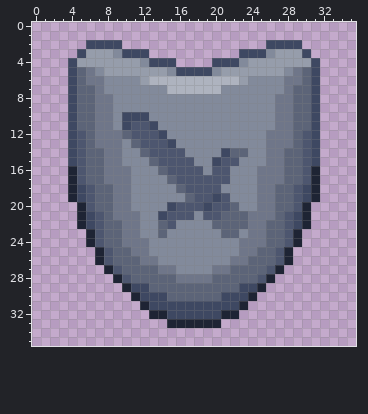
A pixel-art sprite gets an edit: textures/ui/resistance_effect.png. Above, as it was before the edit.
The file is 36x36 pixels. Colours within 5 levels of each other are drawn and written as one.
After:
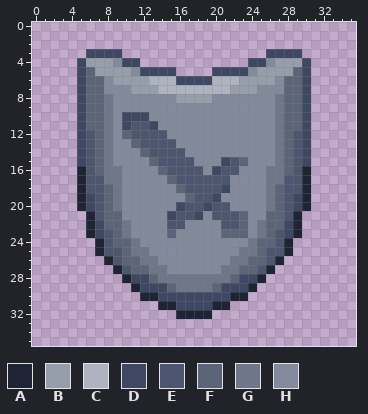
Palette (. is transparent): A #1e2434  B #969dab  C #aeb3bf  D #3e4862  E #4d566f  F #5c6478  G #6f7689  H #828a9b
Edits made:
Changed rows in their new state; - is an unchanged pixel.
first column x 4:
 2 --....----------------....--
 3 -.DDDD...----------...DDDD.-
 4 .D---HDD....----....DDH---D.
 5 .DFB---HDDDD....DDDDH---BFD.
 6 .DFF-BBB----DDDD----BBB-FFD.
 7 .D-F---BBBC------CBBB---F-D.
 8 .D-F--------BBBB--------F-D.
 9 .D-F--------------------F-D.
10 .D-F--------------------F-D.
11 .D-F--------------------F-D.
12 .DEF-H----E-----------H-FED.
13 .DEF-H-----E----------H-FED.
14 .DE--H-----------HHH--H--ED.
15 .DE--H----------HD-F--H--ED.
16 .AE---H---------D-E--H---EA.
17 .AEE--H--------------H--EEA.
18 .A-E--H----------D---H--E-A.
19 .ADE--H----------H---H--EDA.
20 --DE--H----HD-----H--H--ED--
21 -.A--FHH--HD--DH-EE-HHF--A.-
22 -.AD---H--H-E---HEE-H---DA.-
23 ---DE--H--HF-------FH--ED---
24 --.AE-F-H----------H-F-EA.--
25 -----E----------------E-----
26 ---.AE----------------EA.---
27 ----.AE--G-H----H-G--EA.----
28 -----.ADD-GG----GG-DDA.-----
29 ------.A-DD-GGGG-DD-A.------
30 -------.AA-DDDDDD-AA.-------
31 --------..AA----AA..--------
32 ---------...AAAA...---------
33 -----------......-----------
